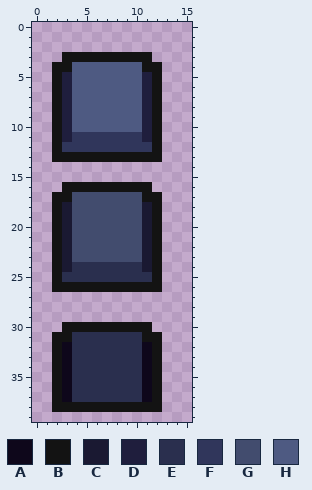
Pixel-art sprite, stored at assets/06_UI_menus/button.png. The first picture shows the starting point.
The file is 16x40 pixels.
Palette (. is transparent): A #0e071b  B #131313  C #1a1932  D #1f1e3d  E #2a2f4e  F #30365b  G #424c6e  H #4e5a82
New version:
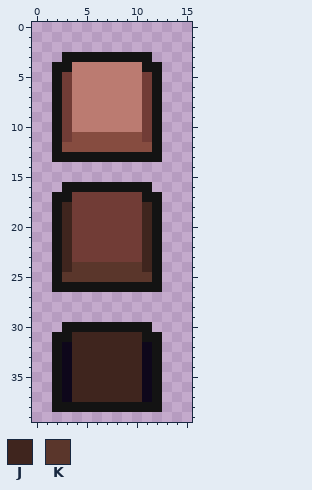
Colours new in this view: J #3f251e  K #5a362b
Difference:
@@ palette @@
-F #30365b
+F #864c40
-G #424c6e
+G #713c36
-H #4e5a82
+H #bb7b71
@@ x 0..15 @@
  4 ..BBHHHHHHHBB...
- 5 ..BDHHHHHHHDB...
- 6 ..BDHHHHHHHDB...
- 7 ..BDHHHHHHHDB...
- 8 ..BDHHHHHHHDB...
- 9 ..BDHHHHHHHDB...
-10 ..BDHHHHHHHDB...
-11 ..BDFFFFFFFDB...
+ 5 ..BGHHHHHHHGB...
+ 6 ..BGHHHHHHHGB...
+ 7 ..BGHHHHHHHGB...
+ 8 ..BGHHHHHHHGB...
+ 9 ..BGHHHHHHHGB...
+10 ..BGHHHHHHHGB...
+11 ..BGFFFFFFFGB...
 12 ..BFFFFFFFFFB...
@@ x 0..15 @@
 17 ..BBGGGGGGGBB...
-18 ..BCGGGGGGGCB...
-19 ..BCGGGGGGGCB...
-20 ..BCGGGGGGGCB...
-21 ..BCGGGGGGGCB...
-22 ..BCGGGGGGGCB...
-23 ..BCGGGGGGGCB...
-24 ..BCEEEEEEECB...
-25 ..BEEEEEEEEEB...
+18 ..BJGGGGGGGJB...
+19 ..BJGGGGGGGJB...
+20 ..BJGGGGGGGJB...
+21 ..BJGGGGGGGJB...
+22 ..BJGGGGGGGJB...
+23 ..BJGGGGGGGJB...
+24 ..BJKKKKKKKJB...
+25 ..BKKKKKKKKKB...
 26 ..BBBBBBBBBBB...
@@ x 2..12 @@
 30 .BBBBBBBBB.
-31 BBEEEEEEEBB
-32 BAEEEEEEEAB
-33 BAEEEEEEEAB
-34 BAEEEEEEEAB
-35 BAEEEEEEEAB
-36 BAEEEEEEEAB
-37 BAEEEEEEEAB
+31 BBJJJJJJJBB
+32 BAJJJJJJJAB
+33 BAJJJJJJJAB
+34 BAJJJJJJJAB
+35 BAJJJJJJJAB
+36 BAJJJJJJJAB
+37 BAJJJJJJJAB
 38 BBBBBBBBBBB
Boxes around the changes in both pictures, in picture pixels (x1, y1, x2, y2):
changed: (62, 62, 152, 282)
changed: (72, 332, 142, 402)
